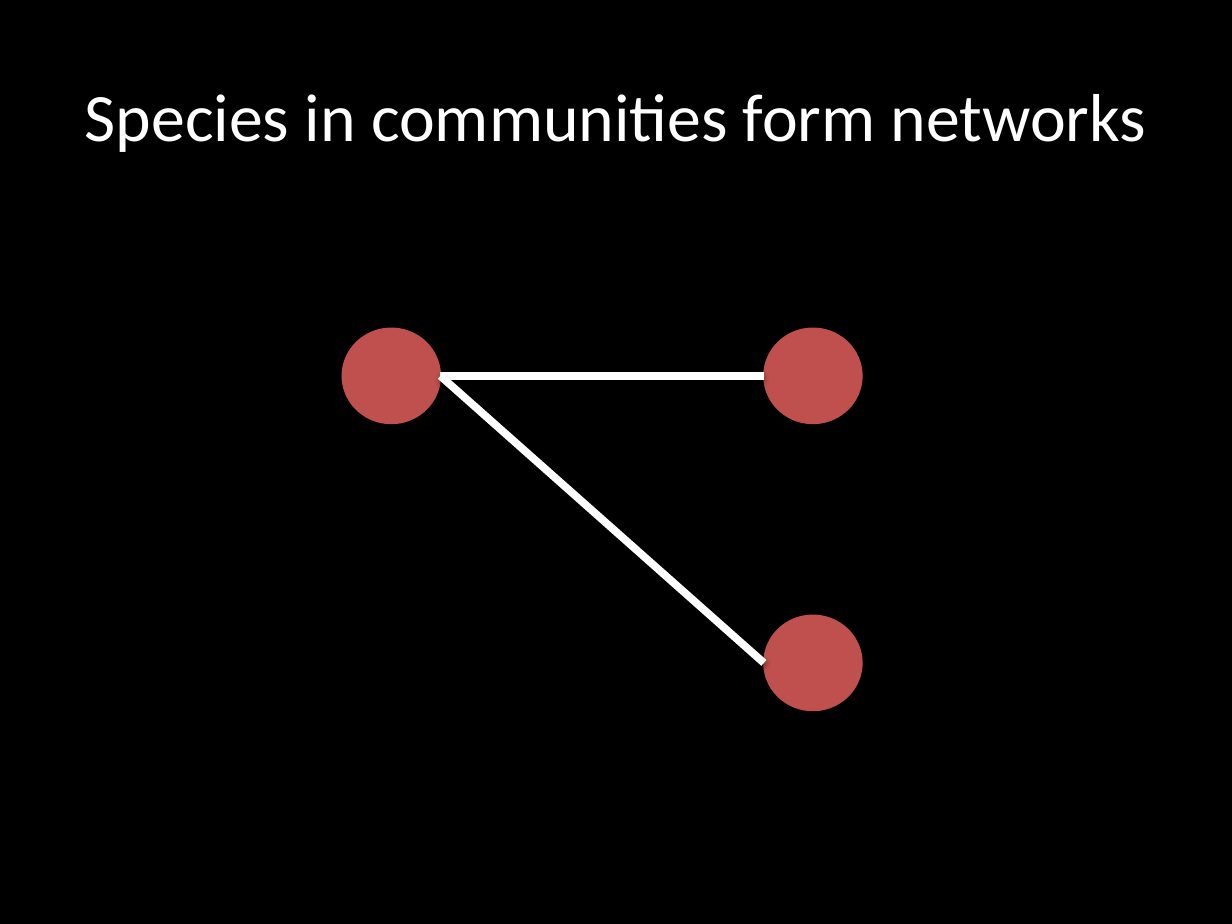
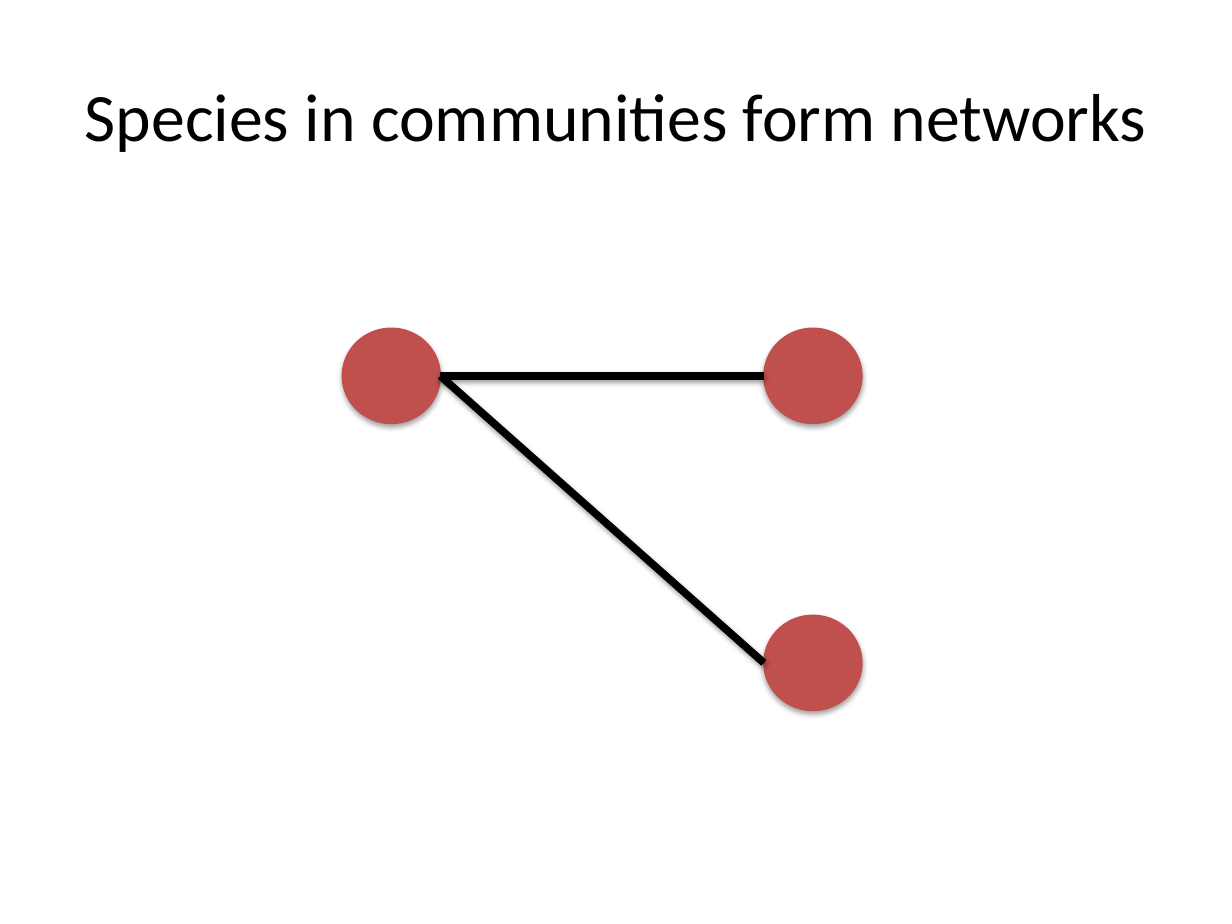
Before and after one commit to sckott/talks, a slide deck: slide 3 of canpolintalk/scott.pptx. Drawn at 1232x924 pixels with LibreOffice and Linux fonts; fonts in the diff are those of the drawing. Boxes give left, top, right and bottom in pixels: in the first picture for what was removed or moved away, otherwise in the second. Text is boxed around its words. In the diff, an @@ line names an element or a change of style, - is before the commit and + after.

```diff
--- a/canpolintalk/scott.pptx
+++ b/canpolintalk/scott.pptx
@@ background #000000 to #FFFFFF @@
@@ title "Species in communities form networks" at <box>85,94,1146,152</box>: text colour #FFFFFF to #000000 @@
@@ line (440, 376) - (764, 376): stroke #FFFFFF 4.5 pt to #000000 4.5 pt @@
@@ line (440, 376) - (764, 663): stroke #FFFFFF 4.5 pt to #000000 4.5 pt @@
```
Also in this commit, not shown: 15 other slides changed, 14 slides added, 2 slides removed, 11 other files.
